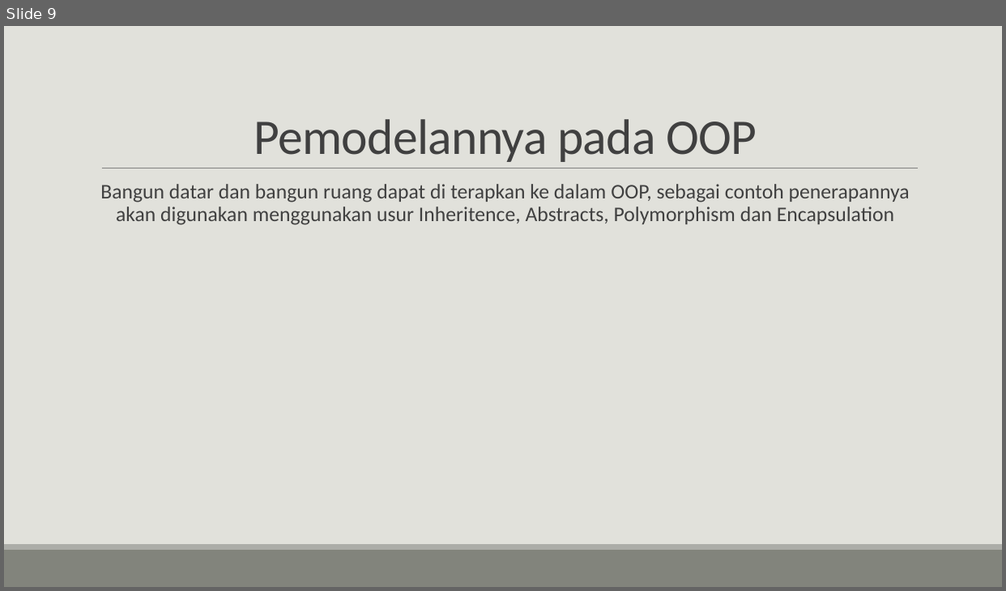
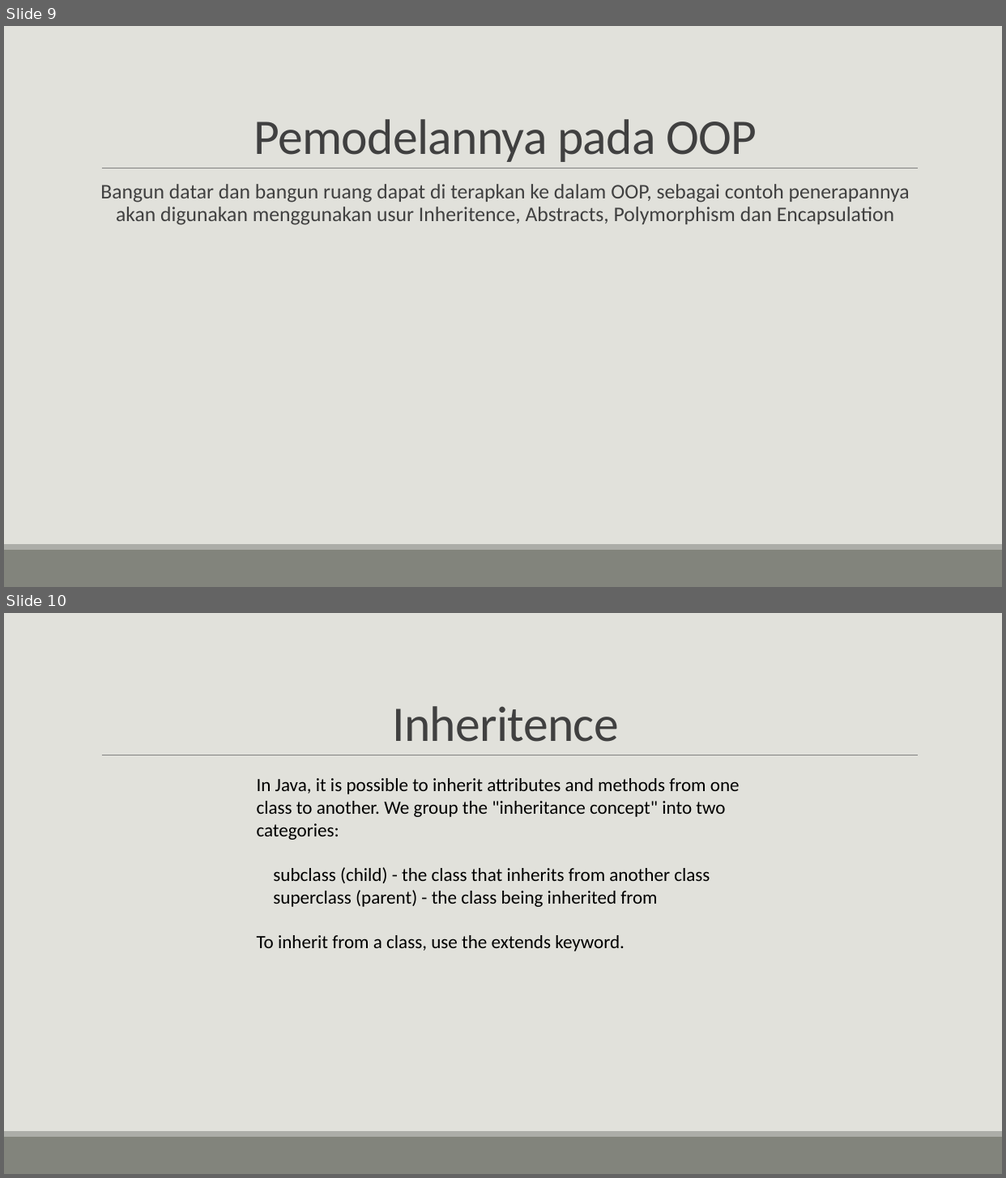
Before and after one commit to nhixs/Nusacamp, a slide deck: training_code_id/hari2/Bangun Datar dan Bangun Ruang.pptx. Shown one above the other, each under a label of ours: slide 9 before the commit, slides 9 and 10 after it. The pictures are 1006x591 and 1006x1178 pixels, drawn with LibreOffice and Linux fonts; fonts in the diff are those of the drawing. Boxes give left, top, right and bottom in pixels: in the first picture for what was removed or moved away, otherwise in the second. Text is boxed around its words. In the diff, an @@ line names an element or a change of style, - is before the commit and + after.

```diff
--- a/training_code_id/hari2/Bangun Datar dan Bangun Ruang.pptx
+++ b/training_code_id/hari2/Bangun Datar dan Bangun Ruang.pptx
@@ slide 10 added at <box>4,613,1002,1174</box>, background #E1E1DB; not listed: 3 template elements that a slide beside it also shows @@
@@ title added at <box>392,706,619,742</box>, 48 pt, text #404040 @@
+Inheritence
@@ text added at <box>257,778,739,952</box>, 18 pt, text #000000 @@
+In Java, it is possible to inherit attributes and methods from one class to another. We group the "inheritance concept" into two categories:
+subclass (child) - the class that inherits from another class
+superclass (parent) - the class being inherited from
+To inherit from a class, use the extends keyword.
```
Also in this commit, not shown: 7 other slides added, 2 slides removed.
